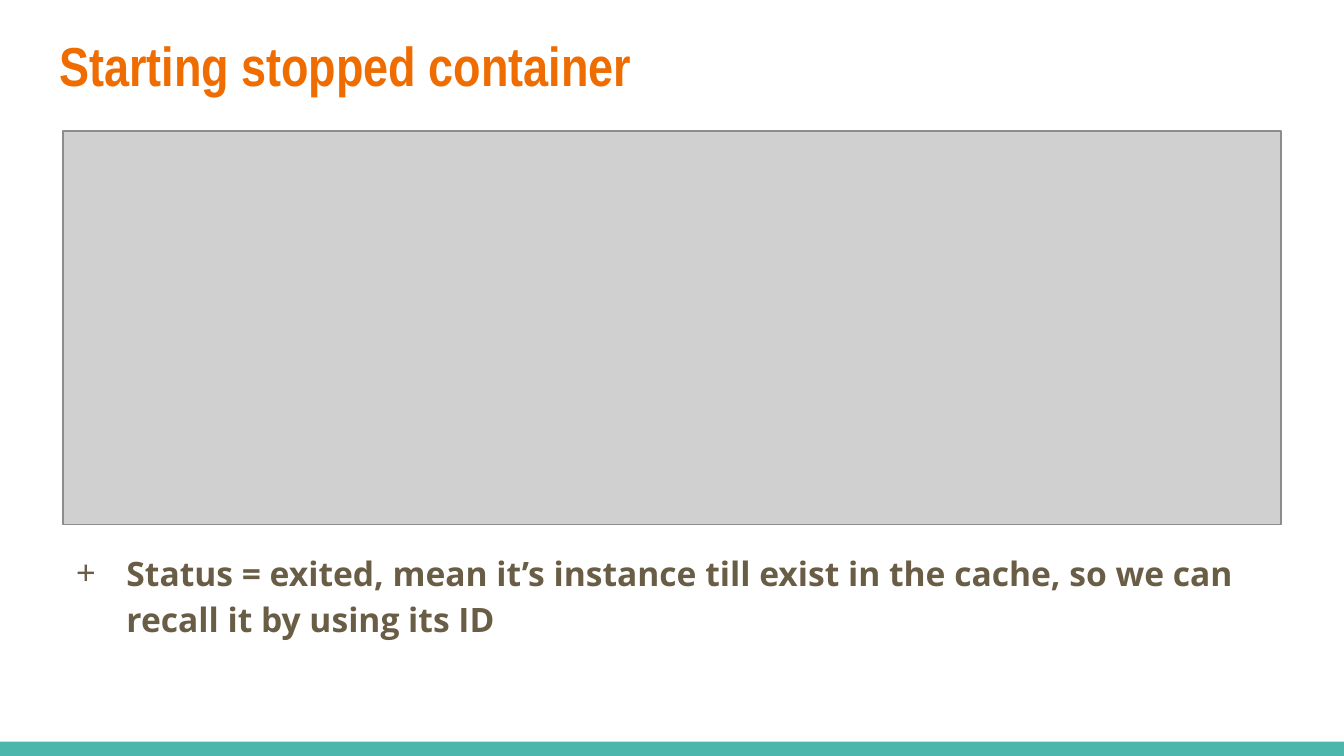
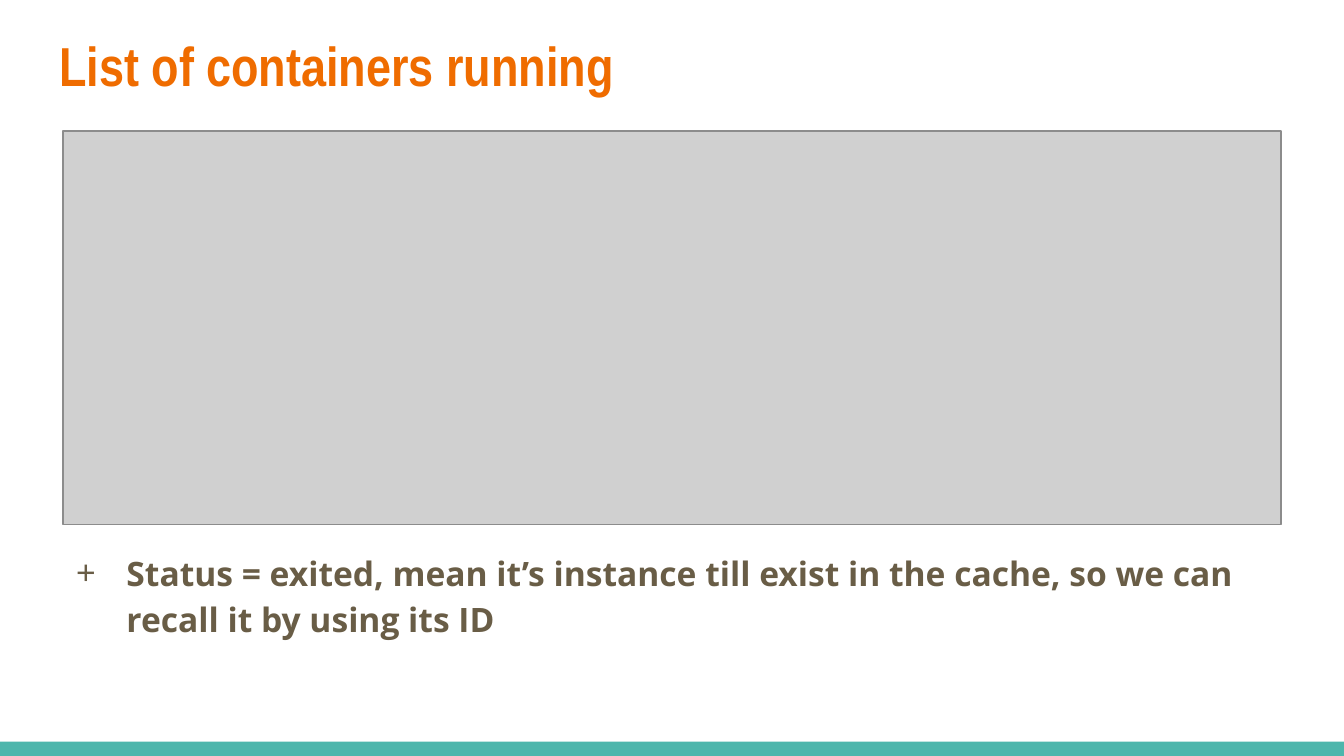
Before and after one commit to dinhhung09138/Learning-Example, a slide deck: slide 12 of docker/Docker - 02 - Manipulating Containers.pptx. Drawn at 1344x756 pixels with LibreOffice and Linux fonts; fonts in the diff are those of the drawing; grey boxes stand for pictures. Boxes give left, top, right and bottom in pixels: in the first picture for what was removed or moved away, otherwise in the second. Text is boxed around its words. In the diff, an @@ line names an element or a change of style, - is before the commit and + after.

```diff
--- a/docker/Docker - 02 - Manipulating Containers.pptx
+++ b/docker/Docker - 02 - Manipulating Containers.pptx
@@ title at bbox=[59, 46, 613, 96]: text changed @@
-Starting stopped container
+List of containers running
```
Also in this commit, not shown: 9 other slides changed, 1 slide added, 2 slides removed.
